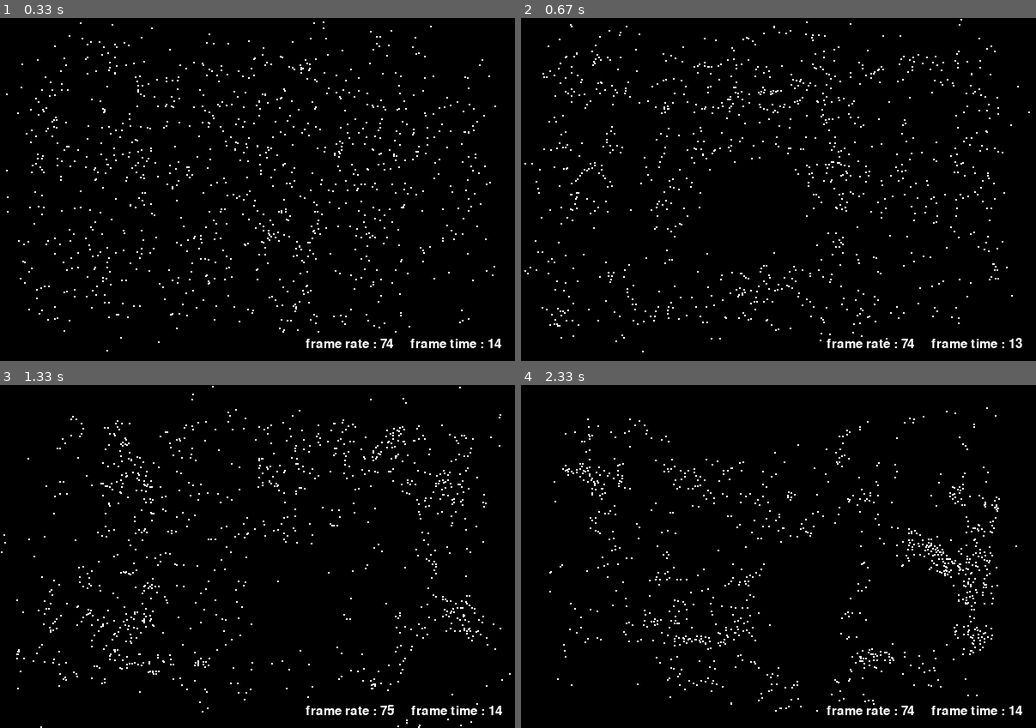
Above: before the commit, frames 1-4 (two rows, left to right).
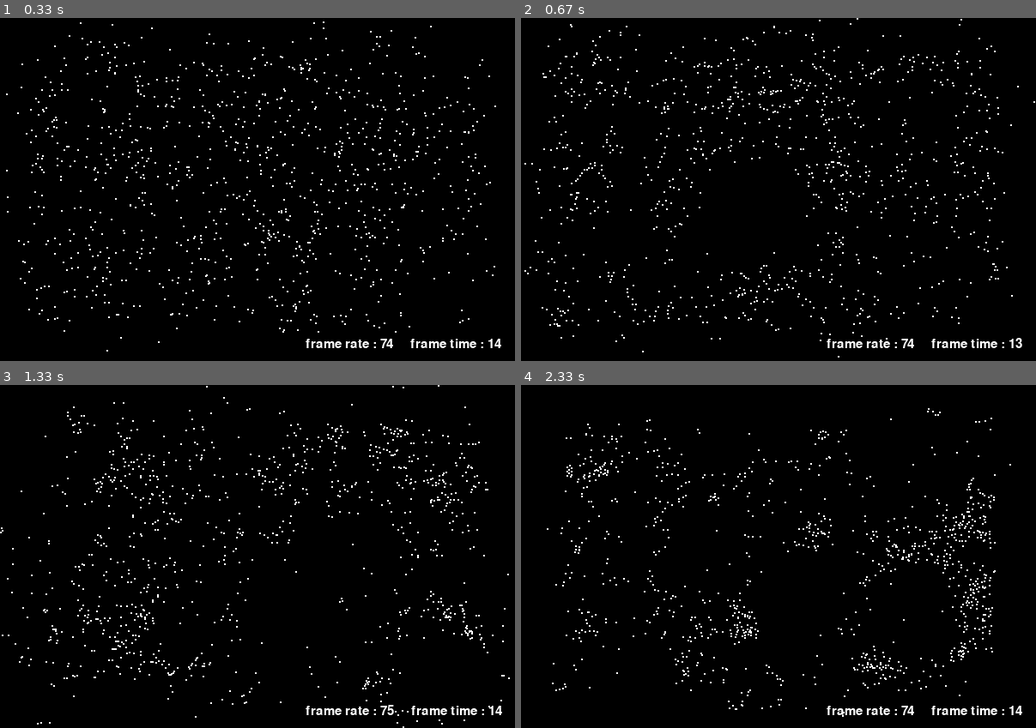
Above: after the commit, the same moments.

Repository: Lindula1/BOIDs
Game: pygame game, started from optimised_pygame_implementation.py
Same seed, same stepped clock (60 frames per second), same inputs: the game is played once before the commit and once after it.
Inputs (mouse positions are in pixels of both pictures, inside the frame that each line leads up to):
- Up to frame 1 (0.33 s): no input
- Up to frame 2 (0.67 s): move the mouse to (757, 203) at 0.37 s
- Up to frame 3 (1.33 s): click (309, 631) at 0.88 s; click (442, 676) at 1.22 s
- Up to frame 4 (2.33 s): click (654, 487) at 1.55 s; click (783, 590) at 1.92 s; click (912, 611) at 2.25 s

Frame 1 is identical in both runs. In frame 2, 0.1% of the frame differs, in the area x 4-100%, y 0-99%; in frame 3, 3.1%, in the area x 0-100%, y 0-100%; in frame 4, 3.1%.

Commit message:
smol change

Diff:
--- a/optimised_boid_model.py
+++ b/optimised_boid_model.py
@@ -68,6 +68,8 @@
     def next_frame(self, separation : float, alignment : float, cohesion : float, safe_distance : float, visible_distance : float, turn_factor : float, rebound_factor : float, point_x : int, point_y : int, point_factor : float):
         old_positions = self.positions.copy()
         old_velocities = self.velocities.copy()
+        point_x = bucket_dtype(point_x)
+        point_y = bucket_dtype(point_y)
         # for boid_id in range(self.positions.shape[0]):
         buckets = bucket_boids(self._generate_bins())
         # print(buckets.items())
